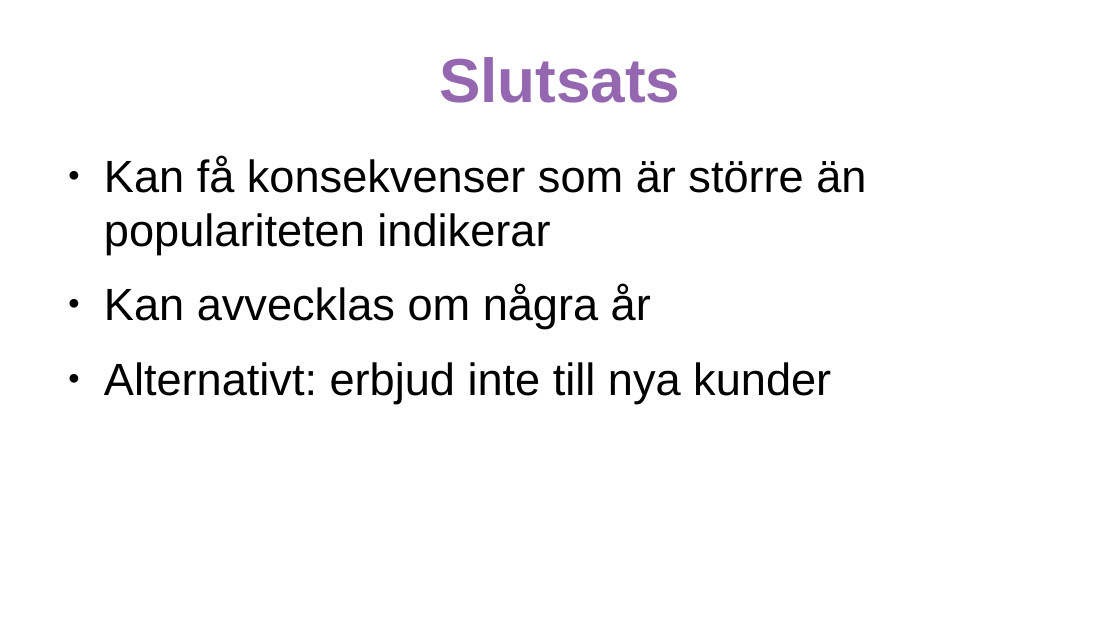
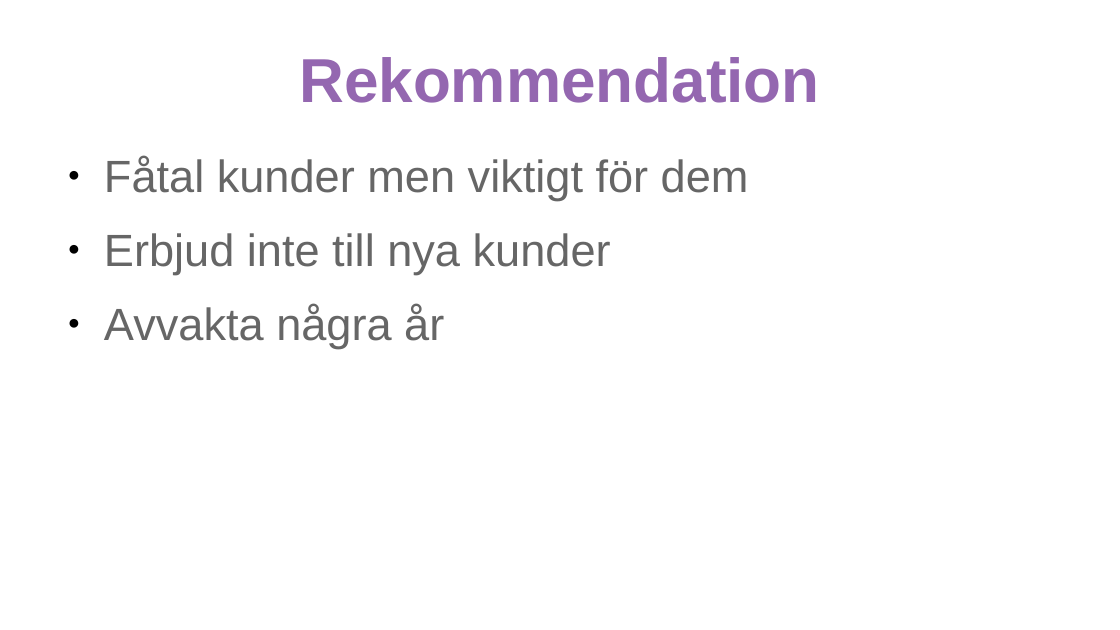
Before and after one commit to samfromsatc/payment_method_case_if, a slide deck: slide 9 of presentation_payment_method.odp. Drawn at 1120x630 pixels with LibreOffice and Linux fonts; fonts in the diff are those of the drawing. Boxes give left, top, right and bottom in pixels: in the first picture for what was removed or moved away, otherwise in the second. Text is boxed around its words. In the diff, an @@ line names an element or a change of style, - is before the commit and + after.

```diff
--- a/presentation_payment_method.odp
+++ b/presentation_payment_method.odp
@@ title at [299,57,819,103]: text changed @@
-Slutsats
+Rekommendation
@@ text at [104,157,749,349]: text changed; text colour #000000 to #666666 @@
-● Kan få konsekvenser som är större än populariteten indikerar
-● Kan avvecklas om några år
-● Alternativt: erbjud inte till nya kunder
+● Fåtal kunder men viktigt för dem
+● Erbjud inte till nya kunder
+● Avvakta några år
```
Also in this commit, not shown: 6 other slides changed, 3 slides added, 2 slides removed, 10 other files.
